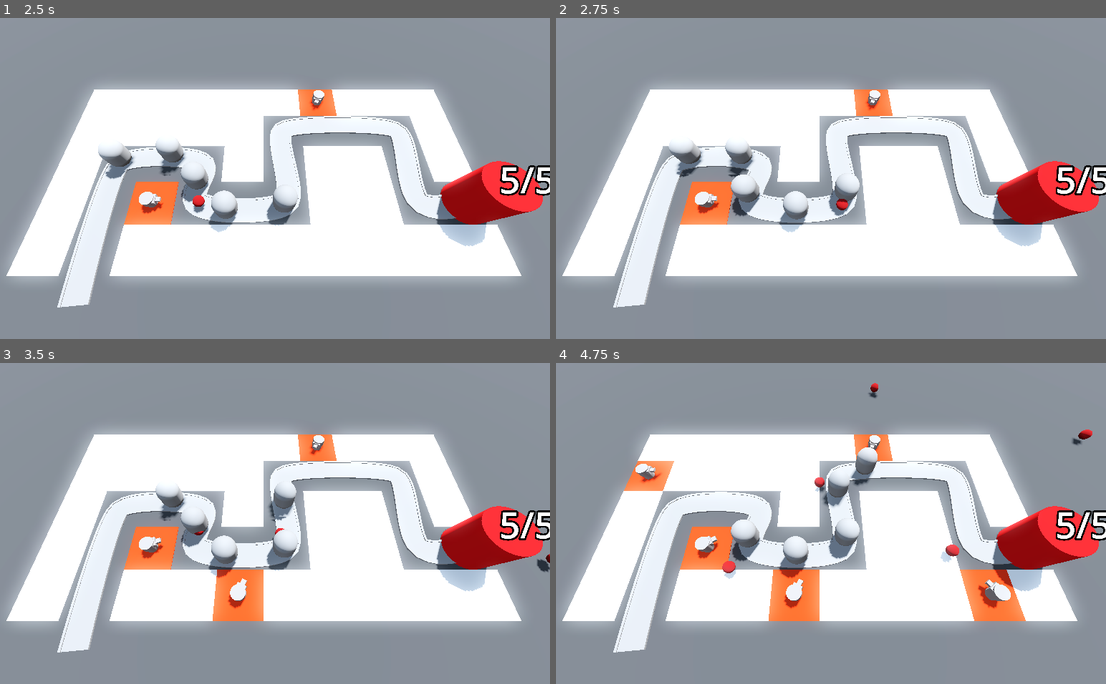
Above: before the commit, frames 1-4 (two rows, left to right).
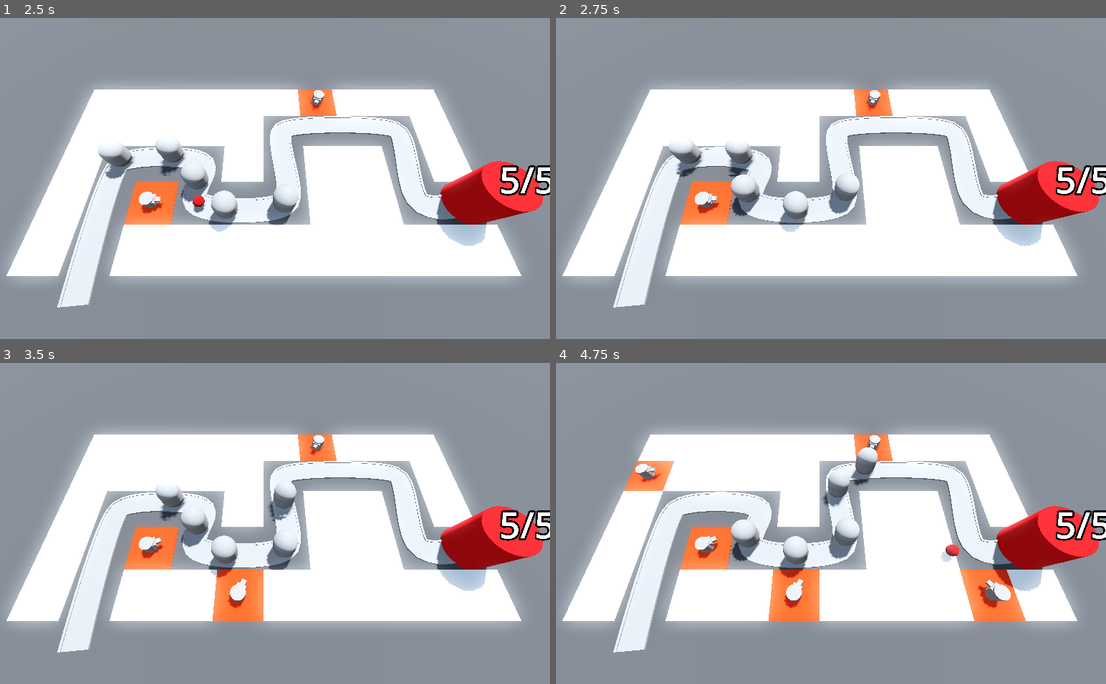
Above: after the commit, the same moments.

Repository: SugarF0x/barblast-3d
Game: Godot game, scene res://BaseLevel.tscn
Same seed, same stepped clock (60 frames per second), same inputs: the game is played once before the commit and once after it.
Inputs (mouse positions are in pixels of both pictures, inside the frame that each line leads up to):
- Up to frame 1 (2.5 s): move the mouse to (390, 162) at 0.52 s; click (390, 162) at 0.6 s; move the mouse to (148, 194) at 1.27 s; click (148, 194) at 1.35 s; move the mouse to (319, 107) at 2.02 s; click (319, 107) at 2.1 s
- Up to frame 2 (2.75 s): no input
- Up to frame 3 (3.5 s): move the mouse to (236, 587) at 2.77 s; click (236, 587) at 2.85 s
- Up to frame 4 (4.75 s): move the mouse to (990, 571) at 3.52 s; click (990, 571) at 3.6 s; move the mouse to (649, 475) at 4.27 s; click (649, 475) at 4.35 s

Frame 1 is identical in both runs. In frame 2, less than 0.1% of the frame differs, in the area x 50-54%, y 56-62%; in frame 3, 0.1%; in frame 4, 0.3%, in the area x 30-98%, y 6-68%.

Commit message:
add enemy-to-projectile hitbox detection

Diff:
--- a/Enemy/enemy.tscn
+++ b/Enemy/enemy.tscn
@@ -1,8 +1,12 @@
-[gd_scene load_steps=3 format=3 uid="uid://butwu35p7bjro"]
+[gd_scene load_steps=4 format=3 uid="uid://butwu35p7bjro"]
 
 [ext_resource type="Script" path="res://Enemy/enemy.gd" id="1_npdv6"]
 
 [sub_resource type="CapsuleMesh" id="CapsuleMesh_fg4r4"]
+radius = 1.0
+height = 3.0
+
+[sub_resource type="CapsuleShape3D" id="CapsuleShape3D_7c1q6"]
 radius = 1.0
 height = 3.0
 
@@ -14,3 +18,9 @@
 [node name="MeshInstance3D" type="MeshInstance3D" parent="."]
 transform = Transform3D(1, 0, 0, 0, 1, 0, 0, 0, 1, 0, 1.5, 0)
 mesh = SubResource("CapsuleMesh_fg4r4")
+
+[node name="Area3D" type="Area3D" parent="." groups=["enemy_area"]]
+
+[node name="CollisionShape3D" type="CollisionShape3D" parent="Area3D"]
+transform = Transform3D(1, 0, 0, 0, 1, 0, 0, 0, 1, 0, 1.5, 0)
+shape = SubResource("CapsuleShape3D_7c1q6")
--- a/Turret/projectile.gd
+++ b/Turret/projectile.gd
@@ -12,3 +12,7 @@
 
 
 func _on_ttl_timer_timeout() -> void: queue_free()
+
+func _on_area_entered(area: Area3D) -> void:
+	if area.is_in_group("enemy_area"): print("hit!")
+	queue_free()
--- a/Turret/projectile.tscn
+++ b/Turret/projectile.tscn
@@ -25,4 +25,5 @@
 one_shot = true
 autostart = true
 
+[connection signal="area_entered" from="." to="." method="_on_area_entered"]
 [connection signal="timeout" from="TTLTimer" to="." method="_on_ttl_timer_timeout"]
